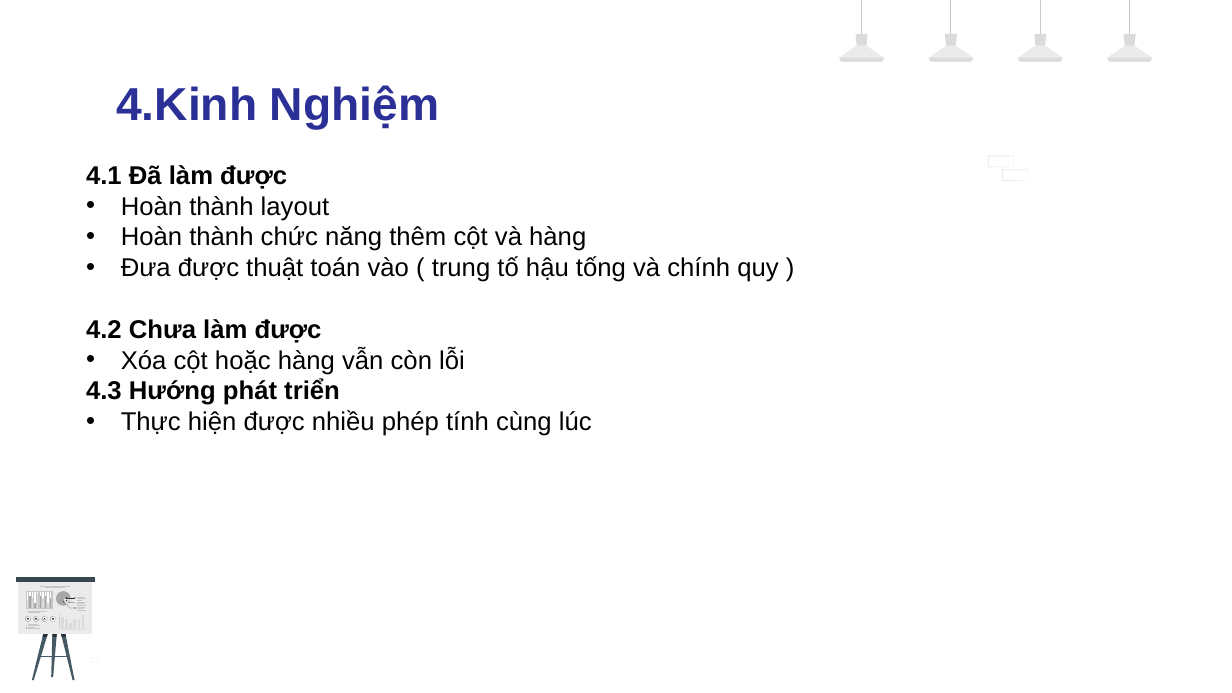
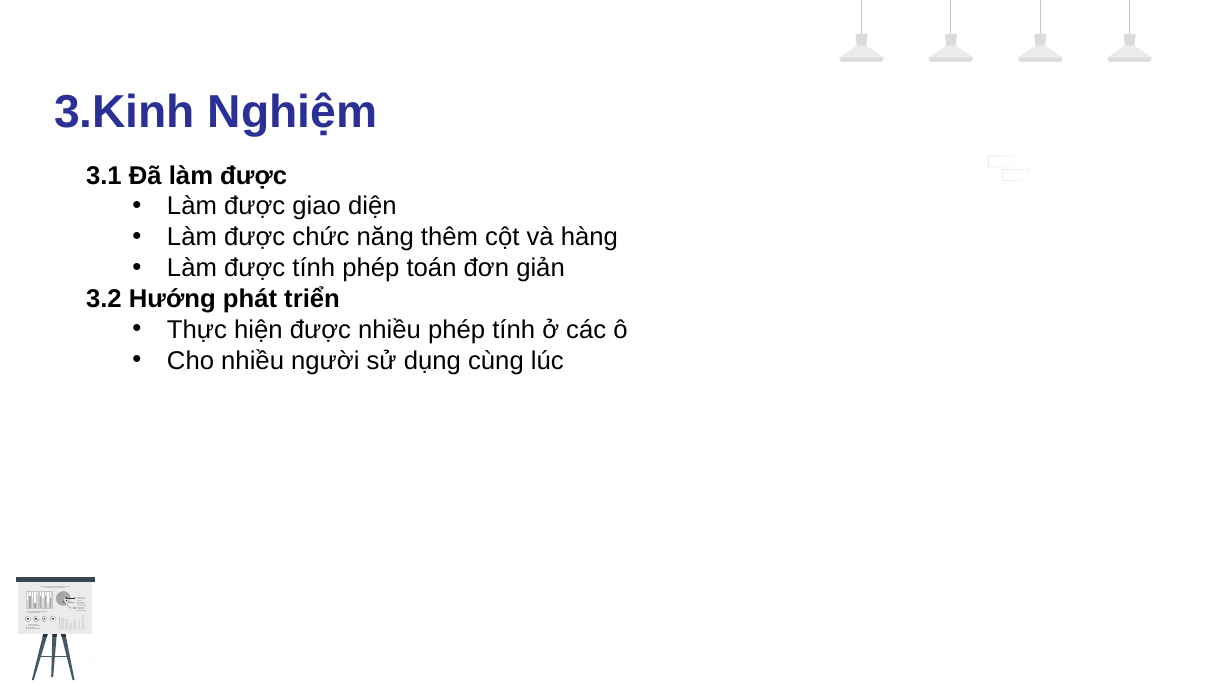
Before and after one commit to Itsstraining/Web-Train21S-Green, a slide deck: slide 10 of Hackathon2/PPTX/Template_HocVien_ITSS_green.pptx. Drawn at 1232x693 pixels with LibreOffice and Linux fonts; fonts in the diff are those of the drawing; background and template pictures are left out. Boxes give left, top, right and bottom in pixels: in the first picture for what was removed or moved away, otherwise in the second. Text is boxed around its words. In the diff, an @@ line names an element or a change of style, - is before the commit and + after.

Commit message:
SD

```diff
--- a/Hackathon2/PPTX/Template_HocVien_ITSS_green.pptx
+++ b/Hackathon2/PPTX/Template_HocVien_ITSS_green.pptx
@@ text at <box>54,92,377,137</box>: text changed @@
-4.Kinh Nghiệm
+3.Kinh Nghiệm
@@ text at <box>86,165,627,375</box>: text changed @@
-4.1 Đã làm được
-• Hoàn thành layout
-• Hoàn thành chức năng thêm cột và hàng
-• Đưa được thuật toán vào ( trung tố hậu tống và chính quy )
-4.2 Chưa làm được
-• Xóa cột hoặc hàng vẫn còn lỗi
-4.3 Hướng phát triển
-• Thực hiện được nhiều phép tính cùng lúc
+3.1 Đã làm được
+  • Làm được giao diện
+  • Làm được chức năng thêm cột và hàng
+  • Làm được tính phép toán đơn giản
+3.2 Hướng phát triển
+  • Thực hiện được nhiều phép tính ở các ô
+  • Cho nhiều người sử dụng cùng lúc
```
Also in this commit, not shown: 8 other slides changed, 1 slide added, 1 slide removed.
